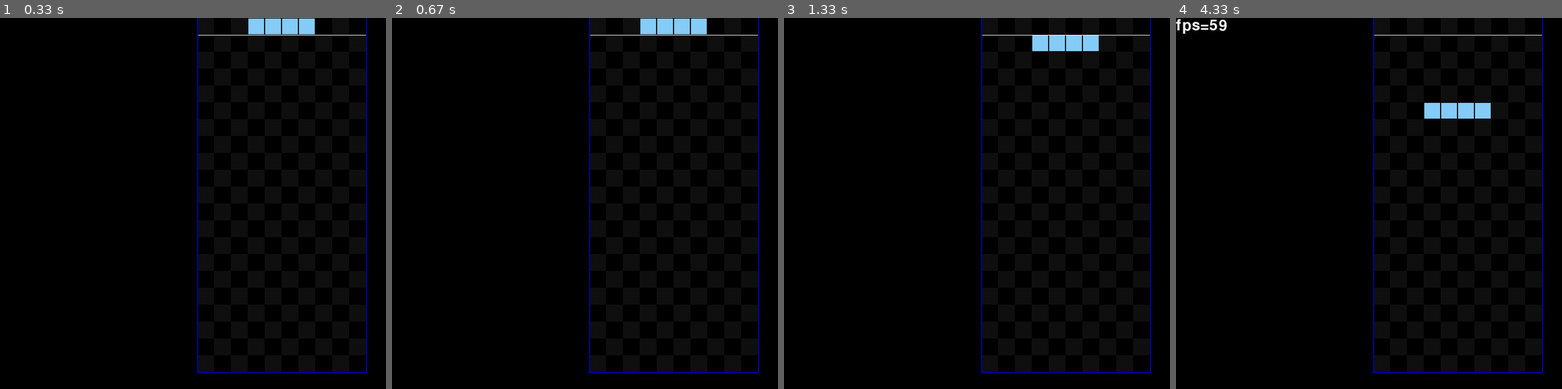
Above: before the commit, frames 1-4 (left to right).
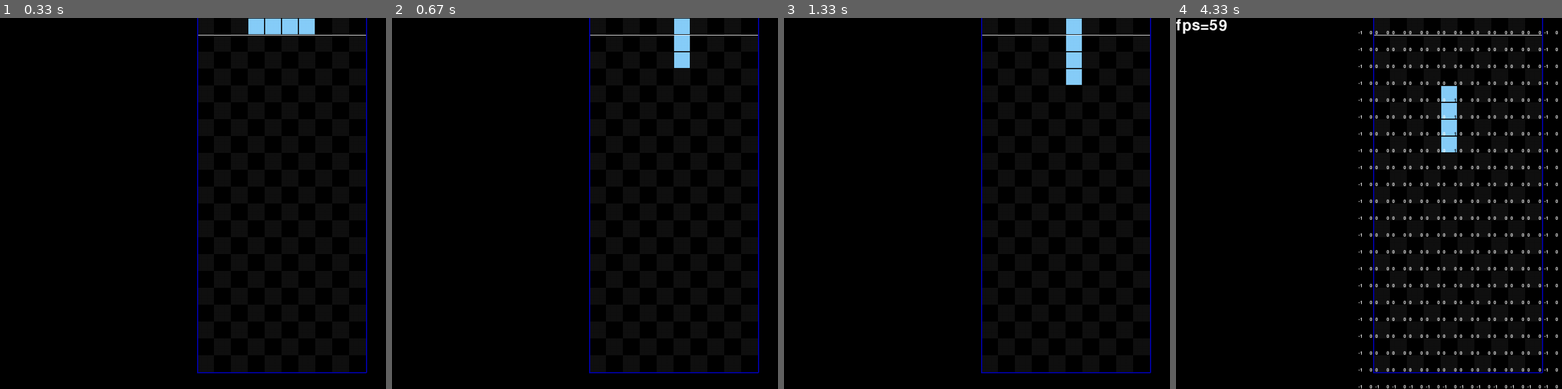
Above: after the commit, the same moments.

Repository: Potanu/Tetris_Python
Game: pygame game, started from Scripts/main.py
The game is run twice, just before and just after one commit, with the same random seed, the same clock (stepped at 60 frames per second) and the same inputs.
Inputs:
- Up to frame 1 (0.33 s): no input
- Up to frame 2 (0.67 s): tap E at 0.33 s
- Up to frame 3 (1.33 s): hold Right 0.67-1.13 s; tap A at 1.17 s
- Up to frame 4 (4.33 s): hold Q 1.83-2.3 s; hold Right 1.83-2.3 s; hold Right 2.33-2.8 s; hold Left 2.83-3.37 s; tap F1 at 3.4 s; hold Q 3.73-4.03 s; hold Down 3.73-4.03 s; hold P from 4.07 s (still down); hold Down from 4.07 s (still down)

Frame 1 is identical in both runs. In frame 2, 0.9% of the frame differs, in the area x 64-82%, y 0-14%; in frame 3, 1.1%; in frame 4, 4.6%, in the area x 47-100%, y 3-100%.

Commit message:
落下ミノとﾎﾞｰﾄﾞ状態確認用デバッグ機能追加・ミノの左右回転と左右移動を実装

Diff:
--- a/Scripts/Objects/mino.py
+++ b/Scripts/Objects/mino.py
@@ -34,16 +34,26 @@
             self.fall_counter += 1
             return False
 
-    def fall_mino(self):
-        self.left_upper_grid = (self.left_upper_grid[0], self.left_upper_grid[1] + 1)
+    def move_mino(self, move_type):
+        match move_type:
+            case enum.MinoMoveType.MOVE_RIGHT:
+                self.left_upper_grid = (self.left_upper_grid[0] + 1, self.left_upper_grid[1])
+            case enum.MinoMoveType.MOVE_LEFT:
+                self.left_upper_grid = (self.left_upper_grid[0] - 1, self.left_upper_grid[1])
+            case enum.MinoMoveType.ROTATE_RIGHT:
+                self.index = self.get_next_index(1)
+            case enum.MinoMoveType.ROTATE_LEFT:
+                self.index = self.get_next_index(-1)
+            case enum.MinoMoveType.FALL:
+                self.left_upper_grid = (self.left_upper_grid[0], self.left_upper_grid[1] + 1)
 
-    def rotate_right(self):
-        self.index = 0 if len(self.matrix) <= self.index + 1 else \
-            self.clamp(self.index + 1, 0, len(self.matrix) - 1)
-
-    def rotate_left(self):
-         self.index = len(self.matrix) - 1 if self.index == 0 else \
-             self.clamp(self.index - 1, 0, len(self.matrix) - 1)
+    def get_next_index(self, add_num):
+        index = self.index + add_num
+        if index < 0:
+            index = len(self.matrix) - 1
+        elif len(self.matrix) <= index:
+            index = 0
+        return index
 
     # どこかに汎用的なメソッドとしてまとめた方が良いかもしれない
     def clamp(self, value, min_num, max_num):
--- a/Scripts/Scenes/gameManager.py
+++ b/Scripts/Scenes/gameManager.py
@@ -22,6 +22,7 @@
     def update(self):
         self.active_func()
         self.draw()
+        self.draw_debug()
 
     def ready(self):
         self.change_state(enum.GameState.GAME)
@@ -33,8 +34,8 @@
             self.change_state(enum.GameState.PAUSE)
 
     def pause(self):
-        if pygameEventManager.PygameEventManager().is_up(enum.KeyType.S):
-            self.change_state(enum.GameState.GAME_OVER)
+        if pygameEventManager.PygameEventManager().is_up(enum.KeyType.P):
+            self.change_state(enum.GameState.GAME)
 
     def game_over(self):
         if pygameEventManager.PygameEventManager().is_up(enum.KeyType.S):
@@ -49,36 +50,84 @@
             self.create_mino()
             return
 
-        is_fall = self.active_mino.check_fall(self.fall_speed)
-        if not is_fall:
+        if self.check_key_input():
+            # 何らかのキーアクションが発生したら処理を抜けることにする
+            return
+
+        self.fall_mino()
+
+    def check_key_input(self):
+        if (pygameEventManager.PygameEventManager().is_up(enum.KeyType.D)
+            or pygameEventManager.PygameEventManager().is_up(enum.KeyType.RIGHT)):
+            next_mino_grid = (self.active_mino.left_upper_grid[0] + 1, self.active_mino.left_upper_grid[1])
+            if self.check_object(self.active_mino.matrix[self.active_mino.index], next_mino_grid):
+                # 右移動
+                self.active_mino.move_mino(enum.MinoMoveType.MOVE_RIGHT)
+                self.update_fall_mino_matrix()
+        elif (pygameEventManager.PygameEventManager().is_up(enum.KeyType.A)
+            or pygameEventManager.PygameEventManager().is_up(enum.KeyType.LEFT)):
+            next_mino_grid = (self.active_mino.left_upper_grid[0] - 1, self.active_mino.left_upper_grid[1])
+            if self.check_object(self.active_mino.matrix[self.active_mino.index], next_mino_grid):
+                # 左移動
+                self.active_mino.move_mino(enum.MinoMoveType.MOVE_LEFT)
+                self.update_fall_mino_matrix()
+        elif pygameEventManager.PygameEventManager().is_up(enum.KeyType.E):
+            if self.check_object(self.active_mino.matrix[self.active_mino.get_next_index(1)], self.active_mino.left_upper_grid):
+                # 右回転
+                self.active_mino.move_mino(enum.MinoMoveType.ROTATE_RIGHT)
+                self.update_fall_mino_matrix()
+        elif pygameEventManager.PygameEventManager().is_up(enum.KeyType.Q):
+            if self.check_object(self.active_mino.matrix[self.active_mino.get_next_index(-1)], self.active_mino.left_upper_grid):
+                # 左回転
+                self.active_mino.move_mino(enum.MinoMoveType.ROTATE_LEFT)
+                self.update_fall_mino_matrix()
+        elif pygameEventManager.PygameEventManager().is_up(enum.KeyType.P):
+            self.change_state(enum.GameState.GAME_OVER)
+        else:
+            return False
+
+        return True
+
+    # ミノの降下処理
+    def fall_mino(self):
+        if not self.active_mino.check_fall(self.fall_speed):
             # 降下タイミングでは無いので処理を抜ける
             return
 
         # 降下可能かチェック
         next_mino_grid = (self.active_mino.left_upper_grid[0], self.active_mino.left_upper_grid[1] + 1)
-        tmp_fall_mino_matrix = self.clean_matrix()
-        mino_matrix = self.active_mino.matrix[self.active_mino.index].copy()
-
-        def check_fall():
-            for y in reversed(range(0, len(mino_matrix))):
-                for x in range(0, len(mino_matrix[0])):
-                    index_x = next_mino_grid[0] + x
-                    index_y = next_mino_grid[1] + y
-                    if mino_matrix[y][x] == [0]:
-                        continue
-                    elif self.board_matrix[index_y][index_x] == 0:
-                        tmp_fall_mino_matrix[index_y][index_x] = self.active_mino.mino_type
-                        continue
-                    return False
-            return True
-
-        if check_fall():
-            self.active_mino.fall_mino()
-            self.fall_mino_matrix = tmp_fall_mino_matrix.copy()
+        if self.check_object(self.active_mino.matrix[self.active_mino.index], next_mino_grid):
+            # 降下
+            self.active_mino.move_mino(enum.MinoMoveType.FALL)
+            self.update_fall_mino_matrix()
         else:
+            # 接地
             self.board_matrix = np.where(self.board_matrix != 0, self.board_matrix, self.fall_mino_matrix)
             self.fall_mino_matrix = self.clean_matrix()
             self.active_mino = None
+
+    # 当たり判定チェック(なければTrue)
+    def check_object(self, next_mino_matrix, next_mino_grid):
+        for y in reversed(range(0, len(next_mino_matrix))):
+            for x in range(0, len(next_mino_matrix[0])):
+                index_x = next_mino_grid[0] + x
+                index_y = next_mino_grid[1] + y
+                if next_mino_matrix[y][x] == [0] or self.board_matrix[index_y][index_x] == 0:
+                    continue
+                return False
+        return True
+
+    # 降下中ミノの情報更新
+    def update_fall_mino_matrix(self):
+        self.fall_mino_matrix = self.clean_matrix()
+        mino_matrix = self.active_mino.matrix[self.active_mino.index].copy()
+        for y in reversed(range(0, len(mino_matrix))):
+            for x in range(0, len(mino_matrix[0])):
+                index_x = self.active_mino.left_upper_grid[0] + x
+                index_y = self.active_mino.left_upper_grid[1] + y
+                if mino_matrix[y][x] == [0]:
+                    continue
+                self.fall_mino_matrix[index_y][index_x] = self.active_mino.mino_type
 
     def clean_matrix(self):
         return np.full((define.GRID_NUM[1], define.GRID_NUM[0]), enum.MinoType.NONE)
@@ -129,3 +178,20 @@
 
         draw_matrix(self.board_matrix)
         draw_matrix(self.fall_mino_matrix)
+
+    def draw_debug(self):
+        if not sceneManager.SceneManager().is_debug:
+            return
+        def draw_matrix(matrix, pos):
+            font = pygame.font.Font(None, 12)
+            for y in range(0, len(matrix)):
+                for x in range(0, len(matrix[0])):
+                    color = "#000000" if 0 < matrix[y][x] else "#FFFFFF"
+                    gTxt = font.render(str(matrix[y][x]), True, color)
+                    start_pos = [define.GAME_SCREEN_OFFSET[0] + (x * define.BLOCK_SIZE[0]) + pos[0],
+                                 define.GAME_SCREEN_OFFSET[1] + ((y - 1) * define.BLOCK_SIZE[1]) + pos[1]]
+                    text_tuple = (enum.ObjectType.DEBUG, 0, enum.DrawType.TEXT, gTxt, -1, -1, start_pos, -1, -1)
+                    sceneManager.SceneManager().add_draw_queue(text_tuple)
+
+        draw_matrix(self.board_matrix, (4, 22.0))
+        draw_matrix(self.fall_mino_matrix, (24.0, 22.0))
--- a/Scripts/Scenes/gameScene.py
+++ b/Scripts/Scenes/gameScene.py
@@ -1,8 +1,6 @@
 import pygame
-
 from Utilities import enum
 from Utilities import define
-from Utilities import pygameEventManager
 from Scenes import sceneBase
 from Scenes import sceneManager
 from Scenes import gameManager
--- a/Scripts/Utilities/enum.py
+++ b/Scripts/Utilities/enum.py
@@ -40,6 +40,10 @@
     A = pygame.K_a,
     S = pygame.K_s,
     D = pygame.K_d,
+    Q = pygame.K_q,
+    E = pygame.K_e,
+    P = pygame.K_p,
+    H = pygame.K_h,
     UP = pygame.K_UP,
     DOWN = pygame.K_DOWN,
     RIGHT = pygame.K_RIGHT,
@@ -57,6 +61,14 @@
     L = 6,
     T = 7
 
+# ミノの動き
+class MinoMoveType(Enum):
+    MOVE_RIGHT = 0,     # 右移動
+    MOVE_LEFT = 1,      # 左移動
+    ROTATE_RIGHT = 2,   # 右回転
+    ROTATE_LEFT = 3,    # 左回転
+    FALL = 4            # １マス降下
+
 # ゲームの状態
 class GameState(Enum):
     READY = 0,
--- a/Scripts/Utilities/pygameEventManager.py
+++ b/Scripts/Utilities/pygameEventManager.py
@@ -1,5 +1,4 @@
 import pygame
-
 from Utilities import singleton
 
 class PygameEventManager(singleton.Singleton):
